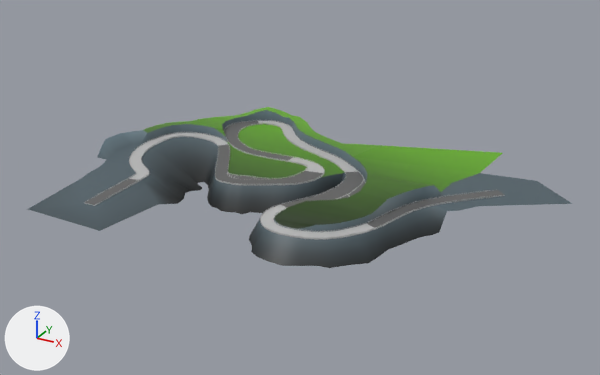
Two versions of the FBX model Assets/Models/Race/test/Beach_1.fbx, one commit apart.
Both versions are drawn from a camera (50 mm lens) standing at (4.2, -4.33, 2.75) and looking at (1.15, 1.21, -0.02). The lights are fixed; the arrows at lower left show +X, +Y and +Z. Where no turn or scale is listed for an object, it has been applied to the vertices.

Before the edit, the objects in view are built like this:
```python
me_mesh = bpy.data.meshes.new('Mesh')
me_mesh.from_pydata(...)  # 1265 vertices, 1008 faces; spans x -1.64..1.64, y -1.2..1.2, z 0.0
# faces by material slot: [236, 268, 504]
me_mesh.materials.append(mat_road_asphalt)  # dark grey #626262
me_mesh.materials.append(mat_road_asphalt2)  # grey #bcbcbc
me_mesh.materials.append(mat_yellow)  # grey #bcbcbc
me_mesh_001 = bpy.data.meshes.new('Mesh.001')
me_mesh_001.from_pydata(...)  # 539 vertices, 347 faces; spans x -1.87..2.16, y -1.47..1.35, z -0.21..0.12
me_mesh_001.materials.append(mat_background)  # picture img_color_gradient_png
# before: 1 (-1.13, -0.61, 0.0) at pixel (141, 179), 171 (-1.12, -0.87, 0.0) at pixel (122, 190), 255 (-0.75, -0.88, -0.03) at pixel (158, 204), 256 (-0.84, -0.52, -0.19) at pixel (177, 203)
me_mesh_003 = bpy.data.meshes.new('Mesh.003')
me_mesh_003.from_pydata(...)  # 2016 vertices, 2012 faces; spans x -1.62..1.62, y -1.12..1.12, z 0.0
me_mesh_003.materials.append(mat_lambert13)  # grey #bcbcbc
ob_bumper = bpy.data.objects.new('bumper', me_mesh_003)
ob_bumper.location = (1.027, 1.365, 0.012)
ob_ground = bpy.data.objects.new('ground', me_mesh_001)
ob_ground.location = (1.054, 1.285, 0.0)
ob_road = bpy.data.objects.new('road', me_mesh)
ob_road.location = (1.054, 1.284, 0.006)
```
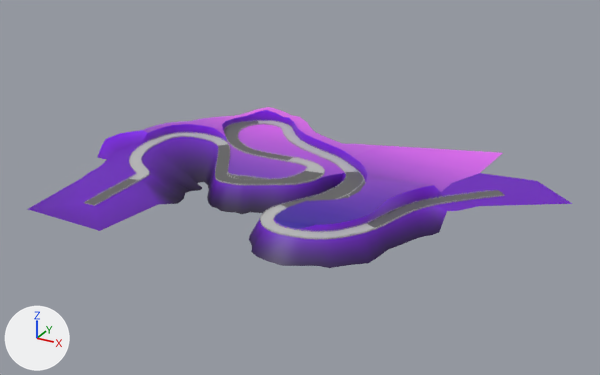
Where the change shows, as pixel boxes [x1, y1, x2, y2] in the pictures (600 x 375 px):
part 1 of me_mesh_001, built on
    both: [123, 180, 178, 204]
part 2 of me_mesh_001, surface changed
    both: [28, 107, 572, 268]

What changed in the scene script:
```text
Change me_mesh_001:
    used by ob_ground; location = (1.054, 1.285, 0.0)
    verts and faces of me_mesh_001; kept vertices keep their numbers, new ones are numbered from 539
    remove me_mesh_001.from_pydata(...)  # 539 vertices, 347 faces; spans x -1.87..2.16, y -1.47..1.35, z -0.21..0.12
    add me_mesh_001.from_pydata(...)  # 539 vertices, 348 faces; spans x -1.87..2.16, y -1.47..1.35, z -0.21..0.12
    me_mesh_001 part 1
    add delete_faces([(1, 171, 255, 256)])
    add faces += [(1, 171, 255), (1, 255, 256)]
    me_mesh_001 part 2: 346 kept faces spanning x -1.87..2.16, y -1.47..1.35, z -0.21..0.12 get new texture (UV) coordinates
```
